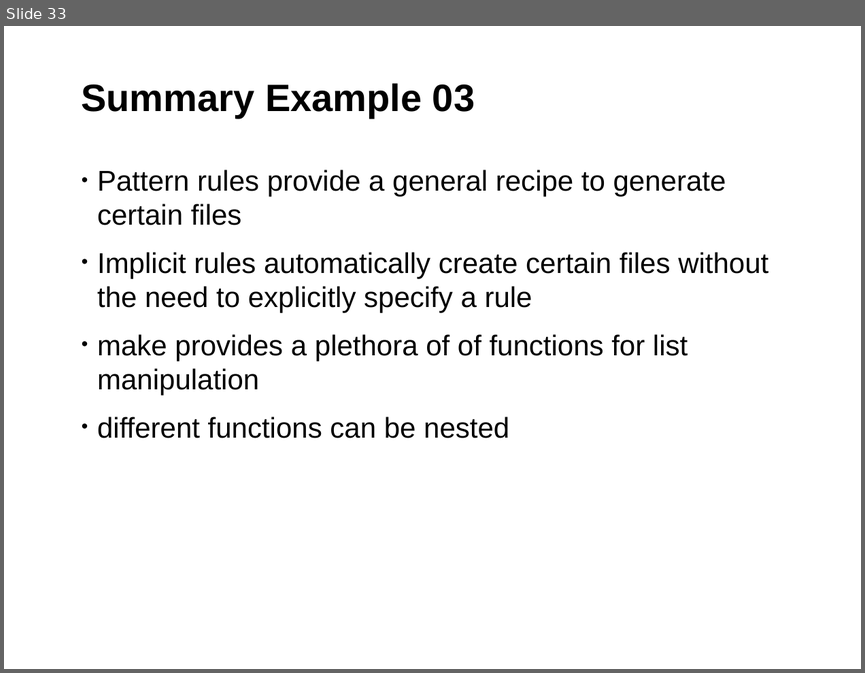
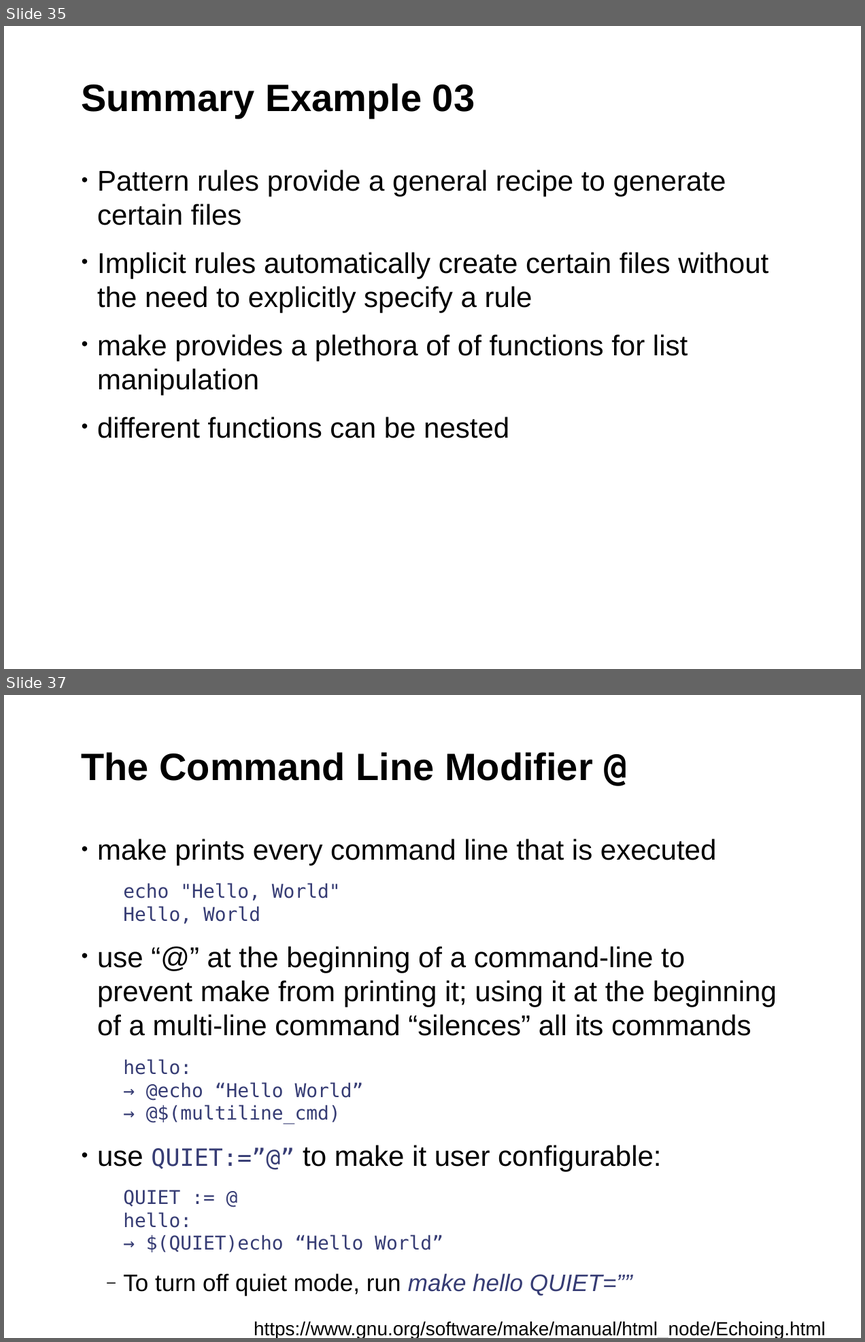
Before and after one commit to fsundermeyer/GNU_make_workshop, a slide deck: GNU_make_03_2015.odp. Shown one above the other, each under a label of ours: slide 33 before the commit, slides 35 and 37 after it; the slides between them are not shown. The pictures are 865x673 and 865x1342 pixels, drawn with LibreOffice and Linux fonts; fonts in the diff are those of the drawing; background and template pictures are left out. Boxes give left, top, right and bottom in pixels: in the first picture for what was removed or moved away, otherwise in the second. Text is boxed around its words. In the diff, an @@ line names an element or a change of style, - is before the commit and + after.

Commit message:
Part 4 of the GNU Make Workshop
Multi-line Variables and Conditionals. The example makefile lets the user
select whether to generate mp3 or ogg and whether to do album or track
gain. The cover is copied if it already exists in the flac directory,
otherwise it is fetched.

```diff
--- a/GNU_make_03_2015.odp
+++ b/GNU_make_03_2015.odp
@@ slide 37 added at (4,695,861,1338), background #FFFFFF; not listed: 1 template element that a slide beside it also shows @@
@@ title added at (81,752,593,781), 32 pt, text #000000, bold @@
+The Command Line Modifier @
@@ text added at (97,838,776,1295), 24 pt, text #000000 @@
+• make prints every command line that is executed
+  echo "Hello, World"
+  Hello, World
+• use “@” at the beginning of a command-line to prevent make from printing it; using it at the beginning of a multi-line command “silences” all its commands
+  hello:
+  → @echo “Hello World”
+  → @$(multiline_cmd)
+• use QUIET:=”@” to make it user configurable:
+  QUIET := @
+  hello:
+  → $(QUIET)echo “Hello World”
+  ‒ To turn off quiet mode, run make hello QUIET=””
@@ text added at (254,1321,825,1338), 16 pt, text #000000 @@
+https://www.gnu.org/software/make/manual/html_node/Echoing.html
@@ what was slide 33 is now slide 35 @@
```
Also in this commit, not shown: 25 slides changed, 9 other slides added, 1 other file.
